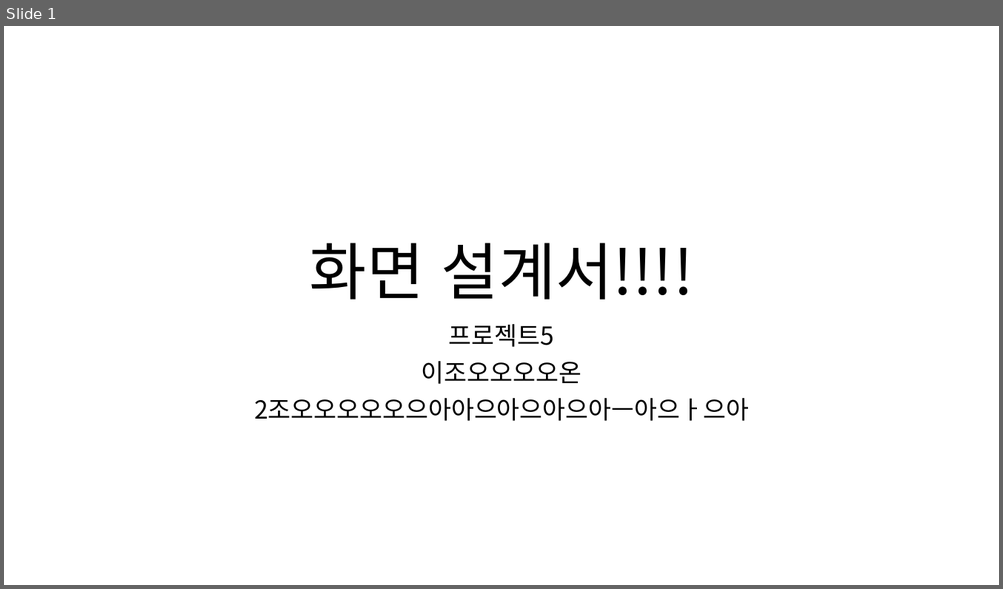
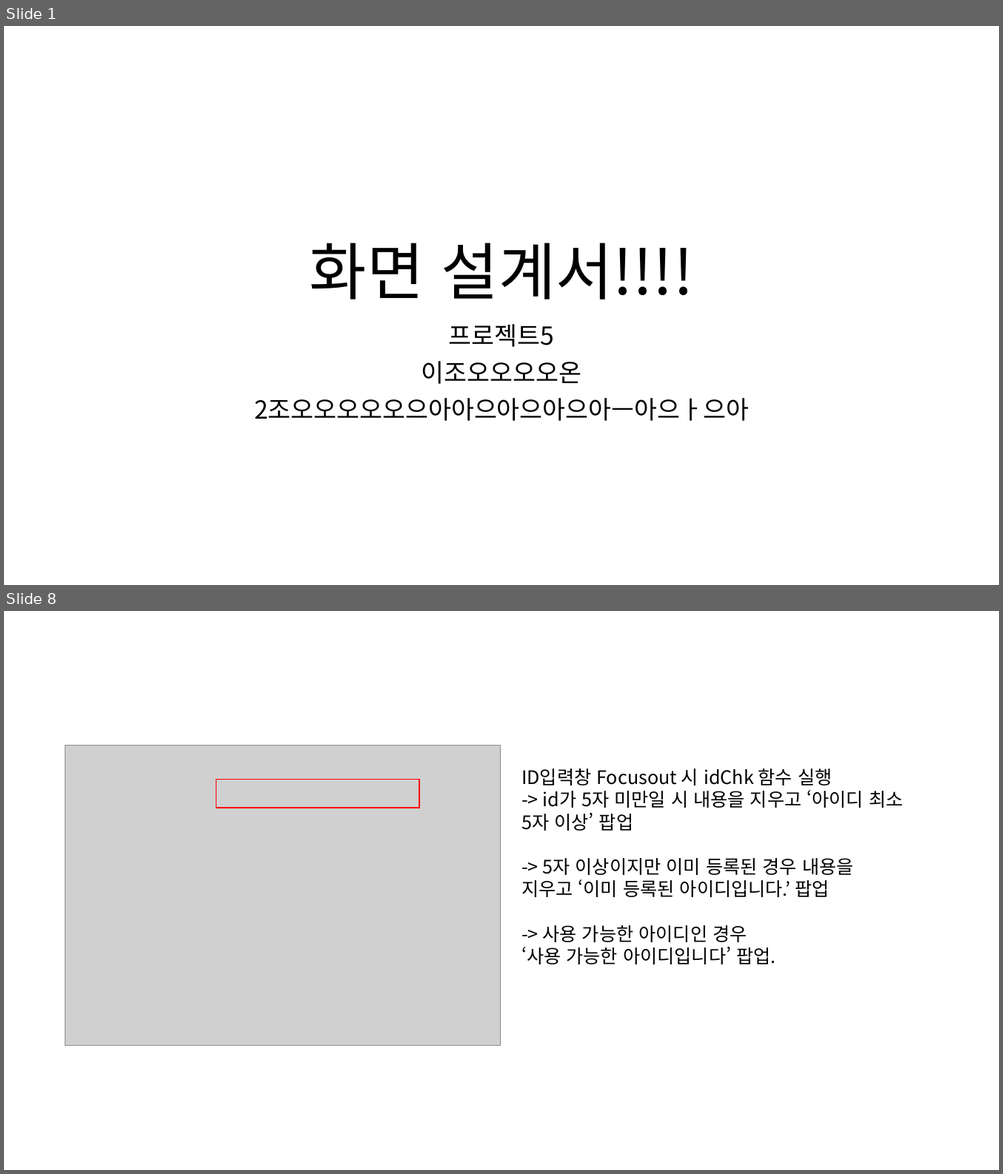
Before and after one commit to ezenteam2/e-Zone, a slide deck: 0 발표용 파워포인트/0417 3차발표/0417 project05 - 파워포인트 - 형준.pptx. Shown one above the other, each under a label of ours: slide 1 before the commit, slides 1 and 8 after it; the slides between them are not shown. The pictures are 1003x589 and 1003x1174 pixels, drawn with LibreOffice and Linux fonts; fonts in the diff are those of the drawing; grey boxes stand for pictures. Boxes give left, top, right and bottom in pixels: in the first picture for what was removed or moved away, otherwise in the second. Text is boxed around its words. In the diff, an @@ line names an element or a change of style, - is before the commit and + after.

```diff
--- a/0 발표용 파워포인트/0417 3차발표/0417 project05 - 파워포인트 - 형준.pptx
+++ b/0 발표용 파워포인트/0417 3차발표/0417 project05 - 파워포인트 - 형준.pptx
@@ slide 8 added at (4, 611, 999, 1170), background #FFFFFF @@
@@ picture added at (65, 745, 500, 1046) @@
@@ rectangle added at (216, 780, 419, 808), outline #FF0000 1 pt @@
@@ text added at (521, 769, 902, 965), 18 pt, text #000000 @@
+ID입력창 Focusout 시 idChk 함수 실행
+-> id가 5자 미만일 시 내용을 지우고 ‘아이디 최소 5자 이상’ 팝업
+-> 5자 이상이지만 이미 등록된 경우 내용을 지우고 ‘이미 등록된 아이디입니다.’ 팝업
+-> 사용 가능한 아이디인 경우
+‘사용 가능한 아이디입니다’ 팝업.
```
Also in this commit, not shown: 13 other slides added, 1 other file.
